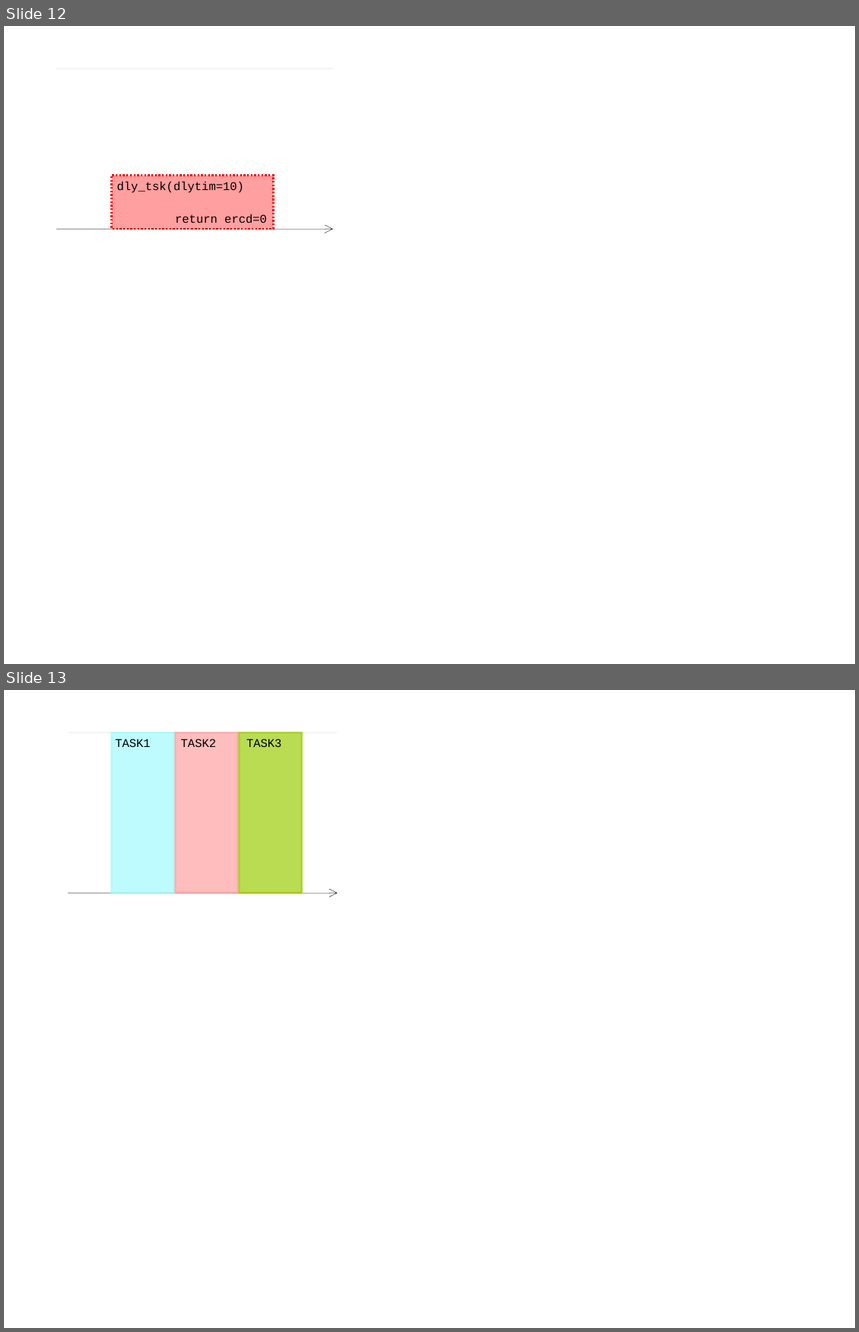
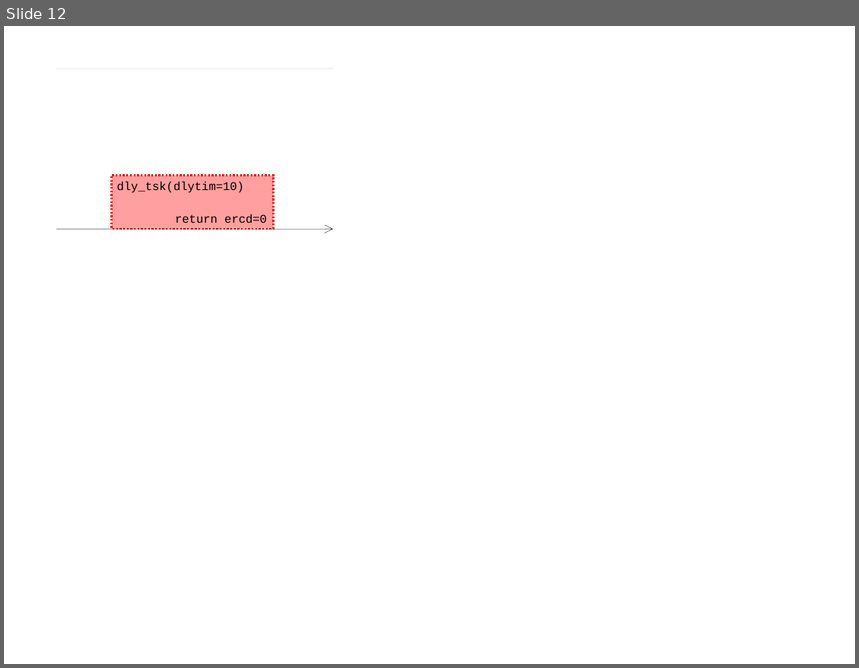
Before and after one commit to YixiaoLi/tlv4mc, a slide deck: doc/masterThesis/2008/goto/img/figures.ppt. Shown one above the other, each under a label of ours: slides 12 and 13 before the commit, slide 12 after it. The pictures are 859x1332 and 859x668 pixels, drawn with LibreOffice and Linux fonts; fonts in the diff are those of the drawing. Boxes give left, top, right and bottom in pixels: in the first picture for what was removed or moved away, otherwise in the second. Text is boxed around its words. In the diff, an @@ line names an element or a change of style, - is before the commit and + after.

```diff
--- a/doc/masterThesis/2008/goto/img/figures.ppt
+++ b/doc/masterThesis/2008/goto/img/figures.ppt
@@ slide 13 removed at (4,690,855,1328), background #FFFFFF @@
@@ line removed from (68, 733) to (338, 733) @@
@@ rectangle removed at (111,733,174,894) @@
@@ rectangle removed at (175,733,238,894) @@
@@ rectangle removed at (239,733,302,894) @@
@@ text removed at (115,739,151,747) @@
-TASK1
@@ text removed at (181,739,217,747) @@
-TASK2
@@ text removed at (246,739,282,747) @@
-TASK3
@@ arrow removed from (68, 894) to (338, 894) @@
```
Also in this commit, not shown: 6 slides added, 12 other files.
